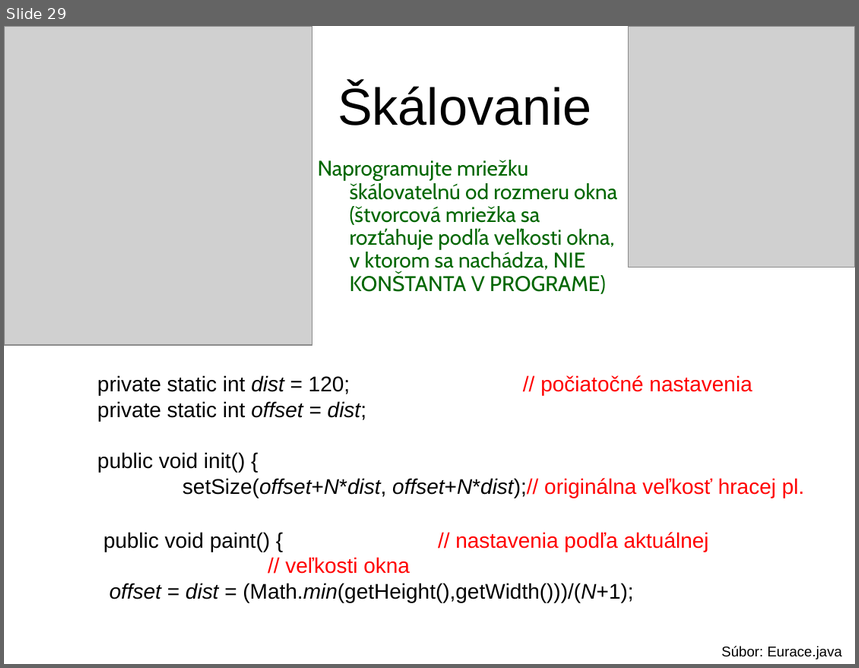
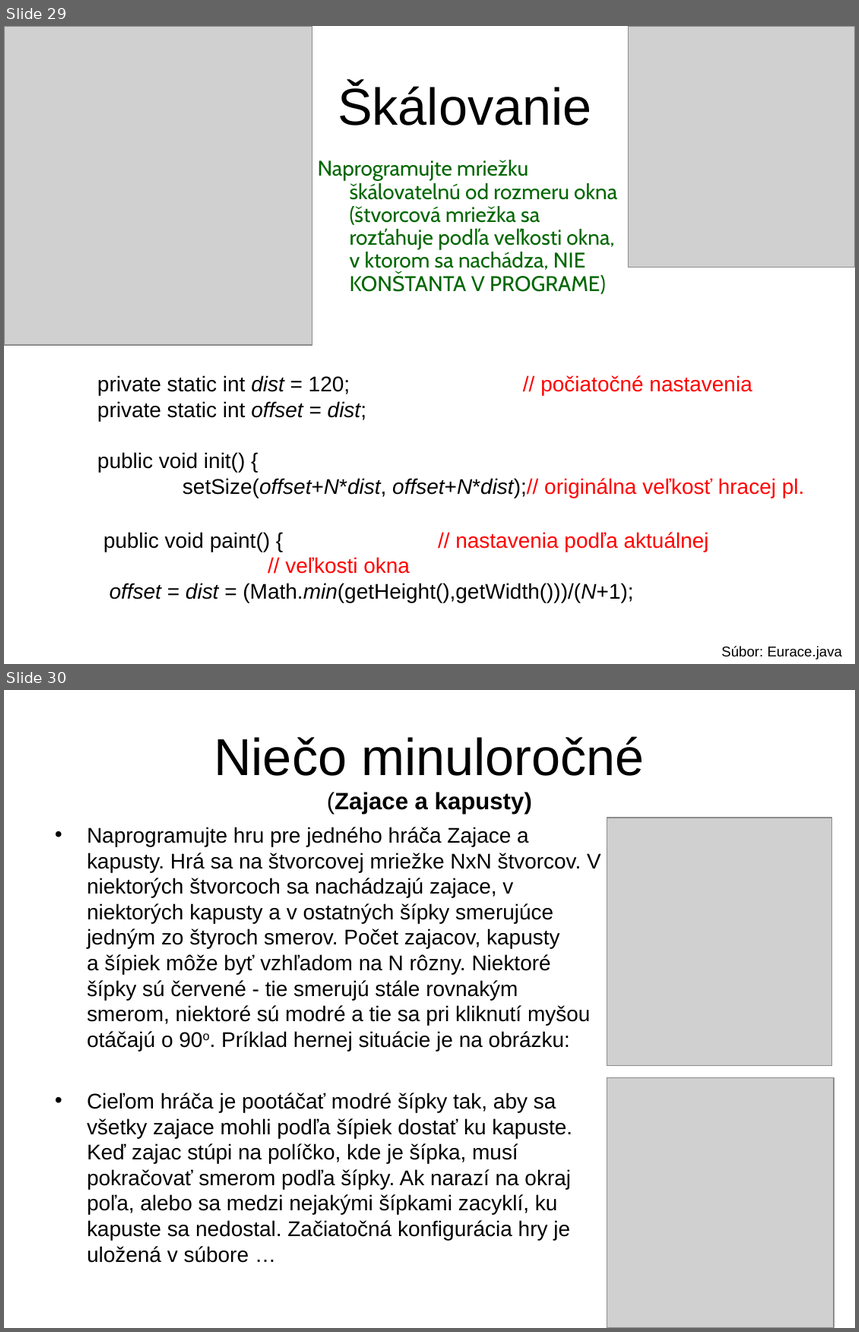
Before and after one commit to Programovanie4/Prednasky, a slide deck: 11/11_java.ppt. Shown one above the other, each under a label of ours: slide 29 before the commit, slides 29 and 30 after it. The pictures are 859x668 and 859x1332 pixels, drawn with LibreOffice and Linux fonts; fonts in the diff are those of the drawing; grey boxes stand for pictures. Boxes give left, top, right and bottom in pixels: in the first picture for what was removed or moved away, otherwise in the second. Text is boxed around its words. In the diff, an @@ line names an element or a change of style, - is before the commit and + after.

```diff
--- a/11/11_java.ppt
+++ b/11/11_java.ppt
@@ slide 30 added at (4, 690, 855, 1328), background #FFFFFF @@
@@ title added at (214, 736, 645, 814), 44 pt, text #000000 @@
+Niečo minuloročné
+(Zajace a kapusty)
@@ picture added at (607, 818, 832, 1066) @@
@@ text added at (87, 827, 601, 1263), 18 pt, text #000000 @@
+• Naprogramujte hru pre jedného hráča Zajace a kapusty. Hrá sa na štvorcovej mriežke NxN štvorcov. V niektorých štvorcoch sa nachádzajú zajace, v niektorých kapusty a v ostatných šípky smerujúce jedným zo štyroch smerov. Počet zajacov, kapusty a šípiek môže byť vzhľadom na N rôzny. Niektoré šípky sú červené - tie smerujú stále rovnakým smerom, niektoré sú modré a tie sa pri kliknutí myšou otáčajú o 90o. Príklad hernej situácie je na obrázku:
+• Cieľom hráča je pootáčať modré šípky tak, aby sa všetky zajace mohli podľa šípiek dostať ku kapuste. Keď zajac stúpi na políčko, kde je šípka, musí pokračovať smerom podľa šípky. Ak narazí na okraj poľa, alebo sa medzi nejakými šípkami zacyklí, ku kapuste sa nedostal. Začiatočná konfigurácia hry je uložená v súbore …
@@ picture added at (607, 1078, 834, 1328) @@
```
Also in this commit, not shown: 3 other slides added, 3 other files.
